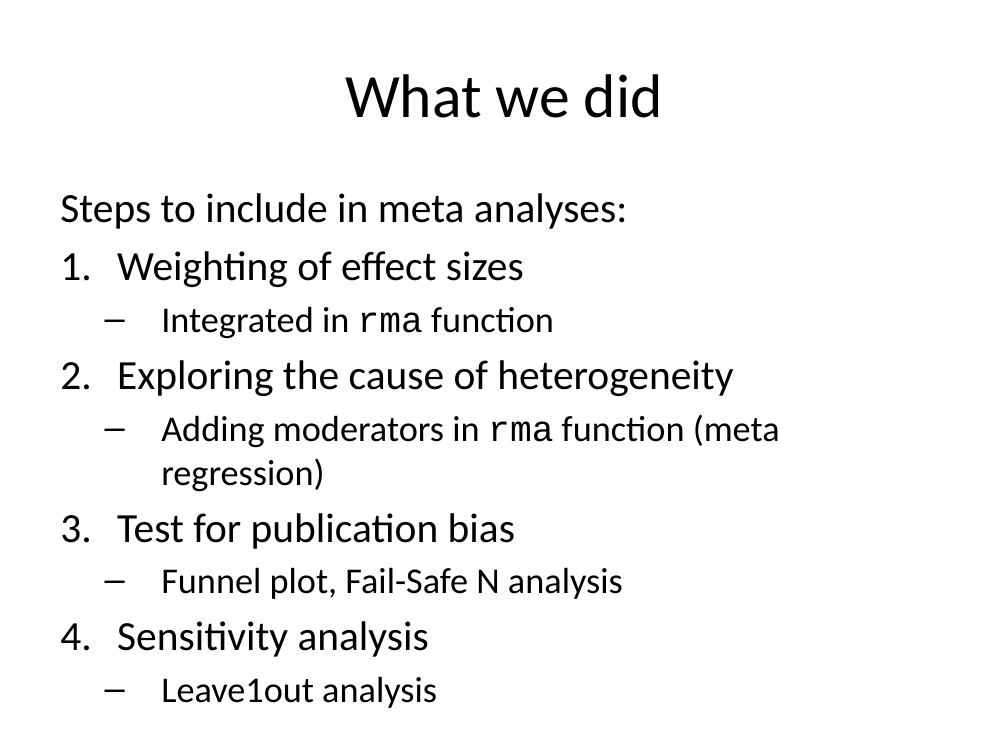
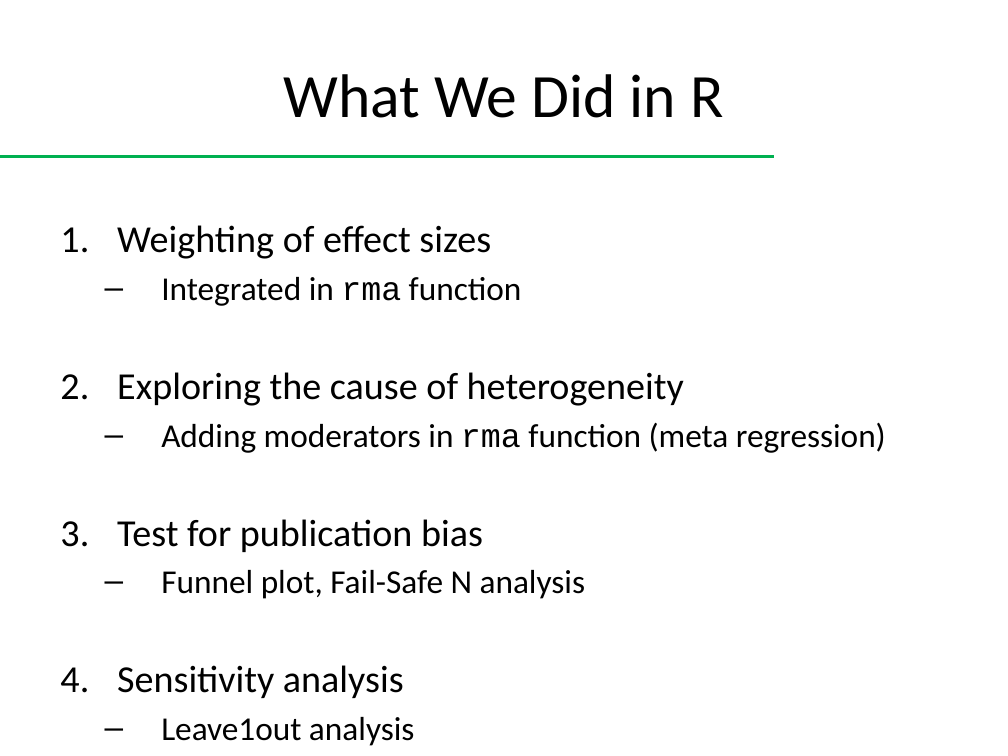
Before and after one commit to carow/Meta-Analysis, a slide deck: slide 3 of Presentation/Presentation nov 18.pptx (slide 2 before the commit). Drawn at 1008x756 pixels with LibreOffice and Linux fonts; fonts in the diff are those of the drawing. Boxes give left, top, right and bottom in pixels: in the first picture for what was removed or moved away, otherwise in the second. Text is boxed around its words. In the diff, an @@ line names an element or a change of style, - is before the commit and + after.

```diff
--- a/Presentation/Presentation nov 18.pptx
+++ b/Presentation/Presentation nov 18.pptx
@@ title at box(284, 74, 723, 118): text changed @@
-What we did
+What We Did in R
@@ line added from (0, 156) to (774, 156), #00B050 2 pt @@
@@ text "Weighting of effect sizes": place and size @@
-text "Weighting of effect sizes" at box(60, 193, 780, 657)
+text "Weighting of effect sizes" at box(117, 225, 886, 746)
@@ text "Weighting of effect sizes" at box(117, 225, 886, 746): size 29.6 to 27.2 pt in "Weighting of effect sizes", "Exploring the cause of heterogeneity", "Test for publication bias", "Sensitivity analysis"; size 25.9 to 23.8 pt in "Integrated in rma function", "Adding moderators in rma function (meta regression)", "Funnel plot, Fail-Safe N analysis", "Leave1out analysis" @@
@@ text at box(60, 193, 627, 229): paragraph removed @@
-Steps to include in meta analyses:
```
Also in this commit, not shown: 3 other slides changed, 1 slide added.
